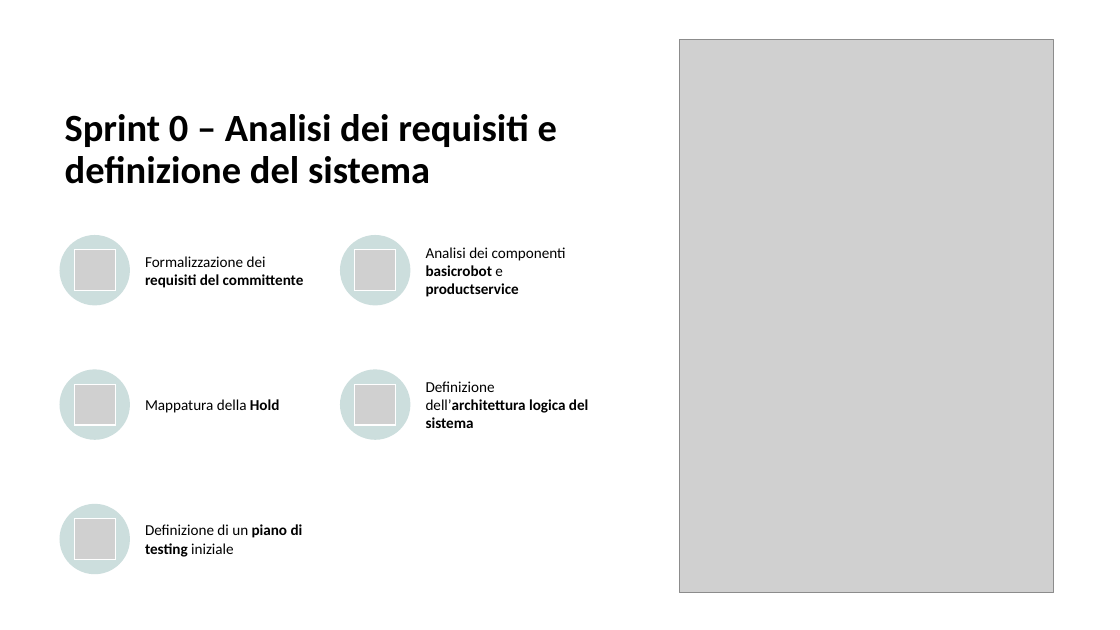
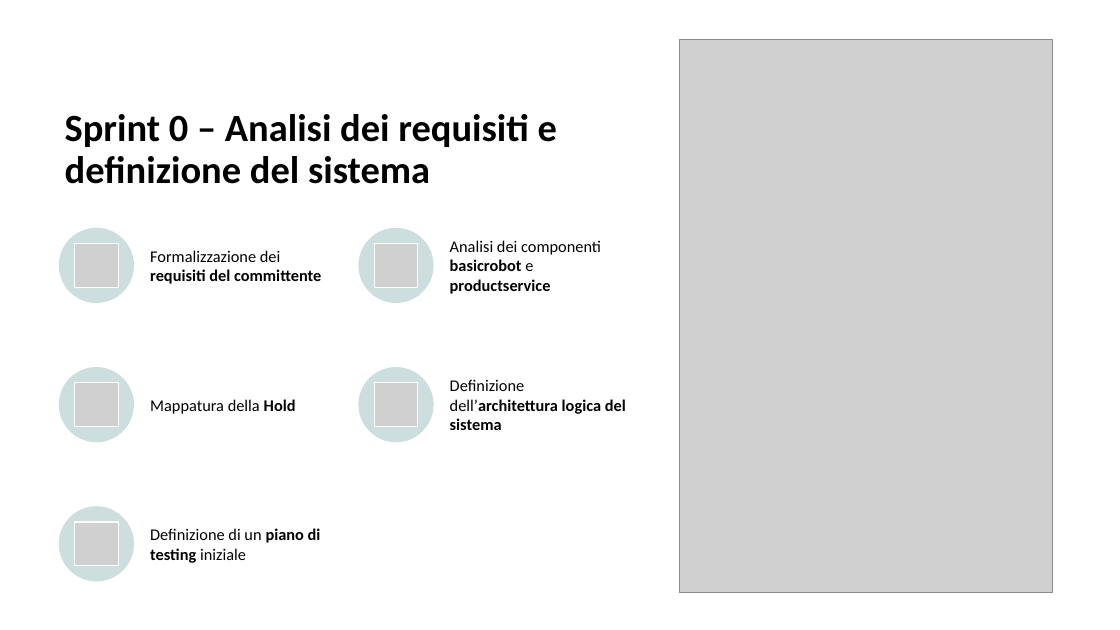
Before and after one commit to simonemontagnini02/ProgettoISS25, a slide deck: slide 2 of Presentazione/Progetto_ISS25.pptx. Drawn at 1120x630 pixels with LibreOffice and Linux fonts; fonts in the diff are those of the drawing; grey boxes stand for pictures. Boxes give left, top, right and bottom in pixels: in the first picture for what was removed or moved away, otherwise in the second. Text is boxed around its words. In the diff, an @@ line names an element or a change of style, - is before the commit and + after.

Commit message:
Terminata presentazione, aggiunta immagine Sprint2

```diff
--- a/Presentazione/Progetto_ISS25.pptx
+++ b/Presentazione/Progetto_ISS25.pptx
@@ ellipse resized from (x1=60, y1=235, x2=130, y2=306) to (x1=59, y1=228, x2=134, y2=303) @@
@@ ellipse resized from (x1=340, y1=235, x2=411, y2=306) to (x1=359, y1=228, x2=434, y2=303) @@
@@ size 13 to 14 pt in 5 elements at (x1=150, y1=399, x2=296, y2=414), (x1=150, y1=250, x2=321, y2=284), (x1=150, y1=528, x2=321, y2=563), (x1=450, y1=379, x2=626, y2=430), (x1=450, y1=240, x2=601, y2=294) @@
@@ text "Analisi dei componenti basicrobot e ..." moved from (x1=426, y1=247, x2=566, y2=297) to (x1=450, y1=240, x2=601, y2=294) @@
@@ picture moved from (x1=74, y1=250, x2=115, y2=291) to (x1=75, y1=244, x2=118, y2=287) @@
@@ picture moved from (x1=355, y1=250, x2=396, y2=291) to (x1=374, y1=244, x2=418, y2=287) @@
@@ ellipse resized from (x1=60, y1=370, x2=130, y2=440) to (x1=59, y1=367, x2=134, y2=443) @@
@@ ellipse resized from (x1=340, y1=370, x2=411, y2=440) to (x1=359, y1=367, x2=434, y2=443) @@
@@ picture moved from (x1=355, y1=384, x2=396, y2=425) to (x1=374, y1=383, x2=418, y2=427) @@
@@ text "Definizione dell’architettura logica del sistema" moved from (x1=426, y1=381, x2=588, y2=428) to (x1=450, y1=379, x2=626, y2=430) @@
@@ ellipse resized from (x1=60, y1=504, x2=130, y2=575) to (x1=59, y1=507, x2=134, y2=582) @@
@@ picture moved from (x1=74, y1=518, x2=115, y2=560) to (x1=75, y1=522, x2=118, y2=565) @@
```
Also in this commit, not shown: 1 slide added.
